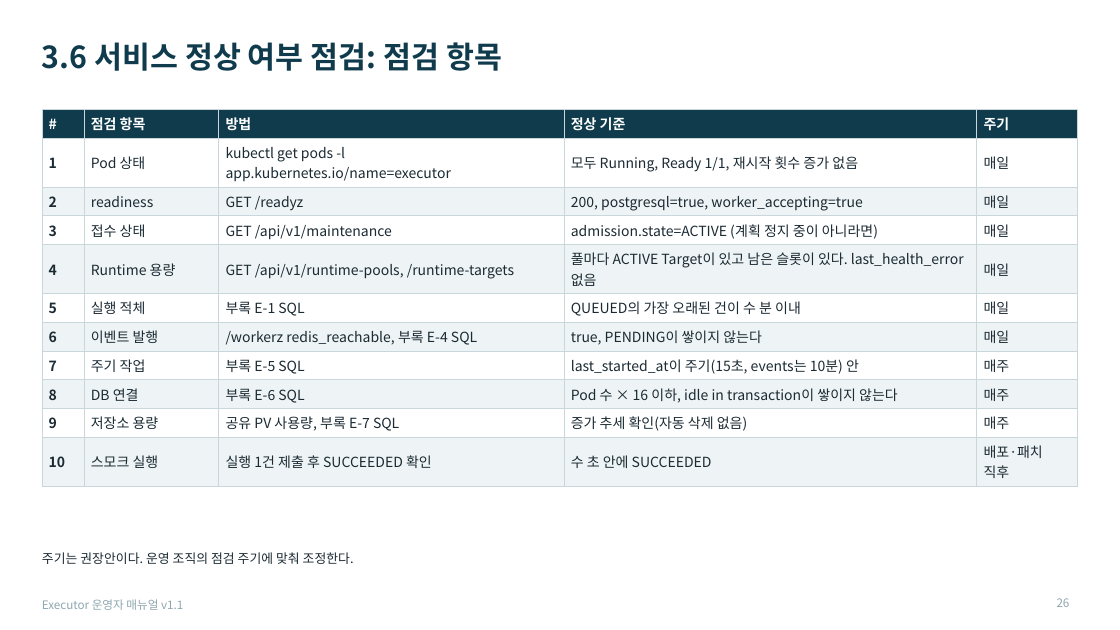
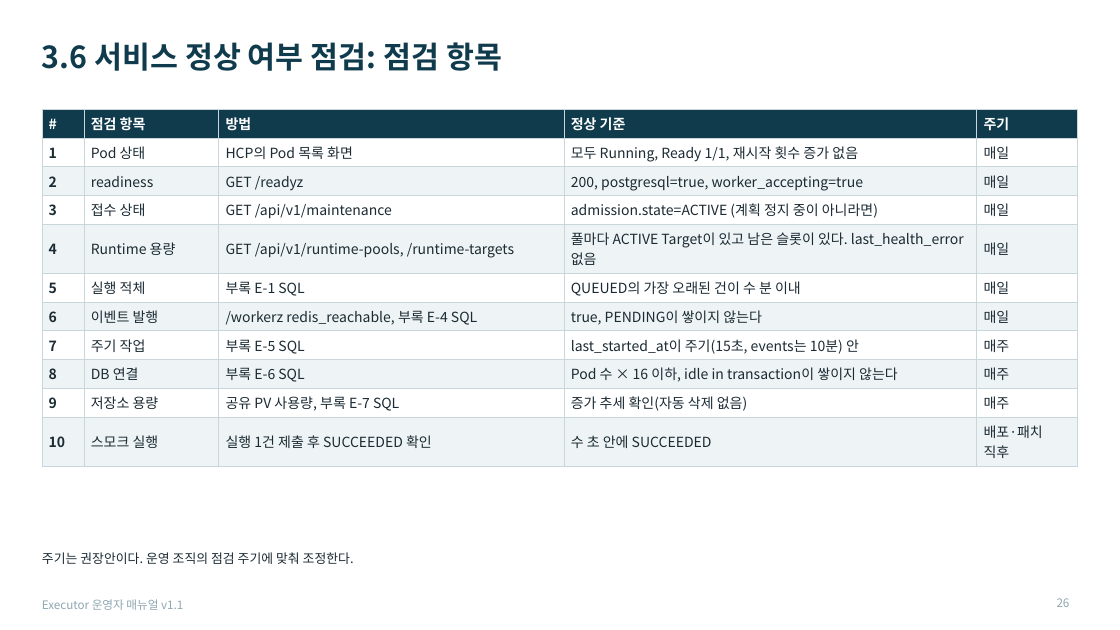
Before and after one commit to KimHwaJin/executor, a slide deck: slide 26 of docs/deliverables/08-운영자-매뉴얼.pptx. Drawn at 1120x630 pixels with LibreOffice and Linux fonts; fonts in the diff are those of the drawing. Boxes give left, top, right and bottom in pixels: in the first picture for what was removed or moved away, otherwise in the second. Text is boxed around its words. In the diff, an @@ line names an element or a change of style, - is before the commit and + after.

```diff
--- a/docs/deliverables/08-운영자-매뉴얼.pptx
+++ b/docs/deliverables/08-운영자-매뉴얼.pptx
@@ table at (42,109,1077,462) @@
-row 2, column 3: kubectl get pods -l app.kubernetes.io/name=executor
+row 2, column 3: HCP의 Pod 목록 화면
```
Also in this commit, not shown: 11 other slides changed, 3 other files.
